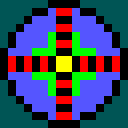
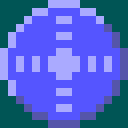
Layer changes from the first 128x128 image to the second:
hid "lights_green" over [32, 32, 96, 96]
hid "arrows3" over [56, 56, 72, 72]
hid "rim" over [0, 0, 128, 128]
painted on "background copy" over [0, 0, 128, 128]
hid "background" over [0, 0, 128, 128]
